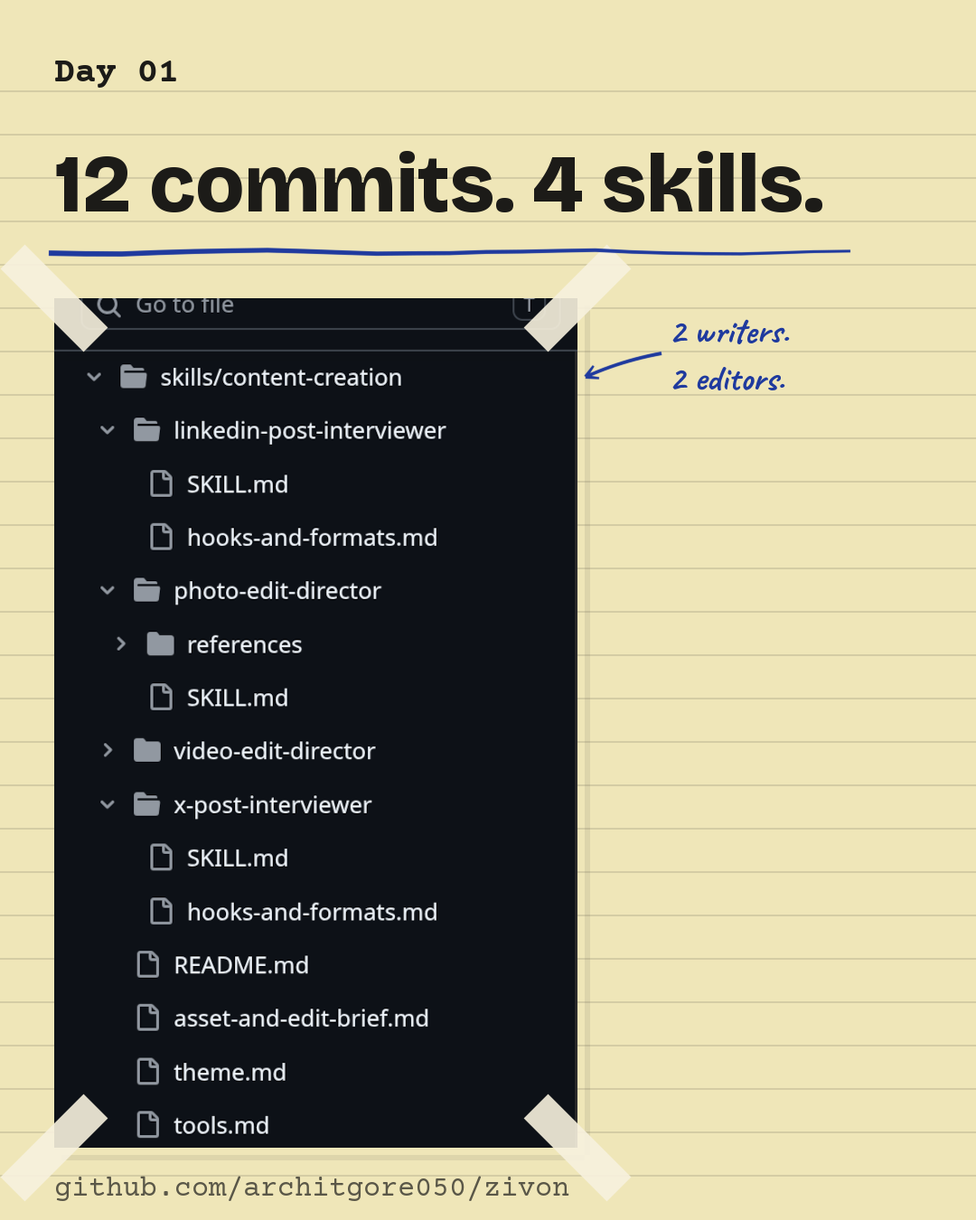
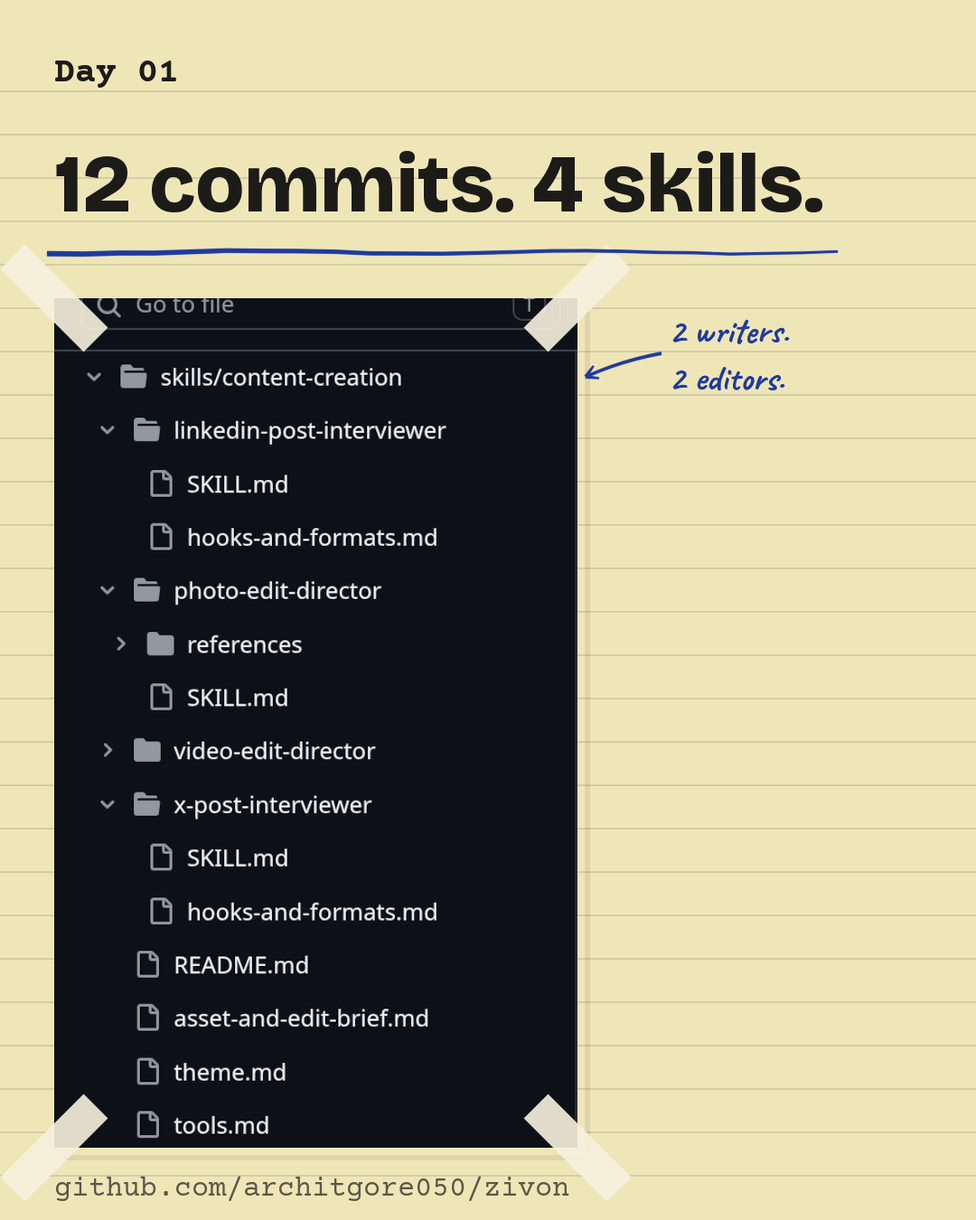
Layered file, before and after one edit (w=976, h=1220). Changes by layer:
added layer "pen-underline" above "pen-annotations" over [left=46, top=247, right=839, bottom=258]
painted on "pen-annotations" over [left=47, top=246, right=852, bottom=258]
